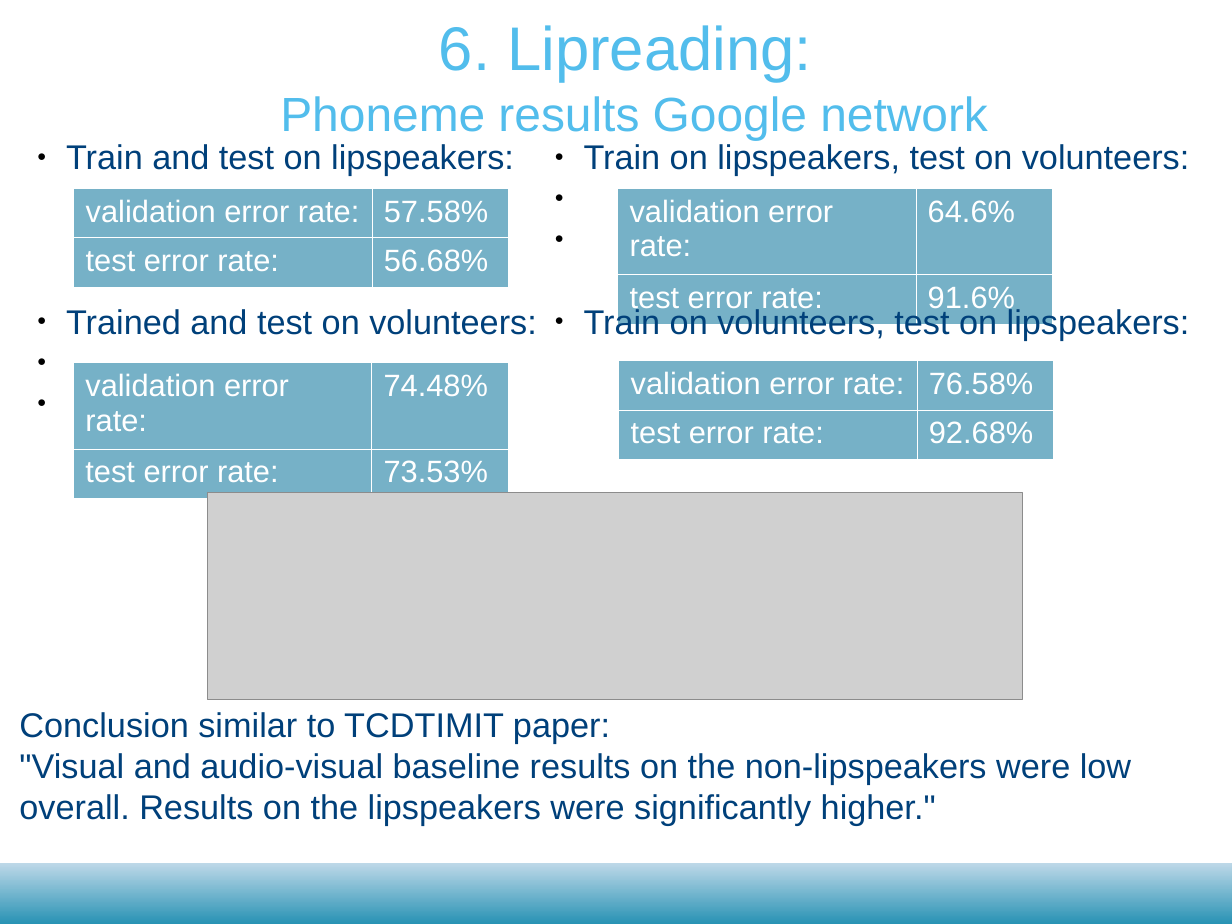
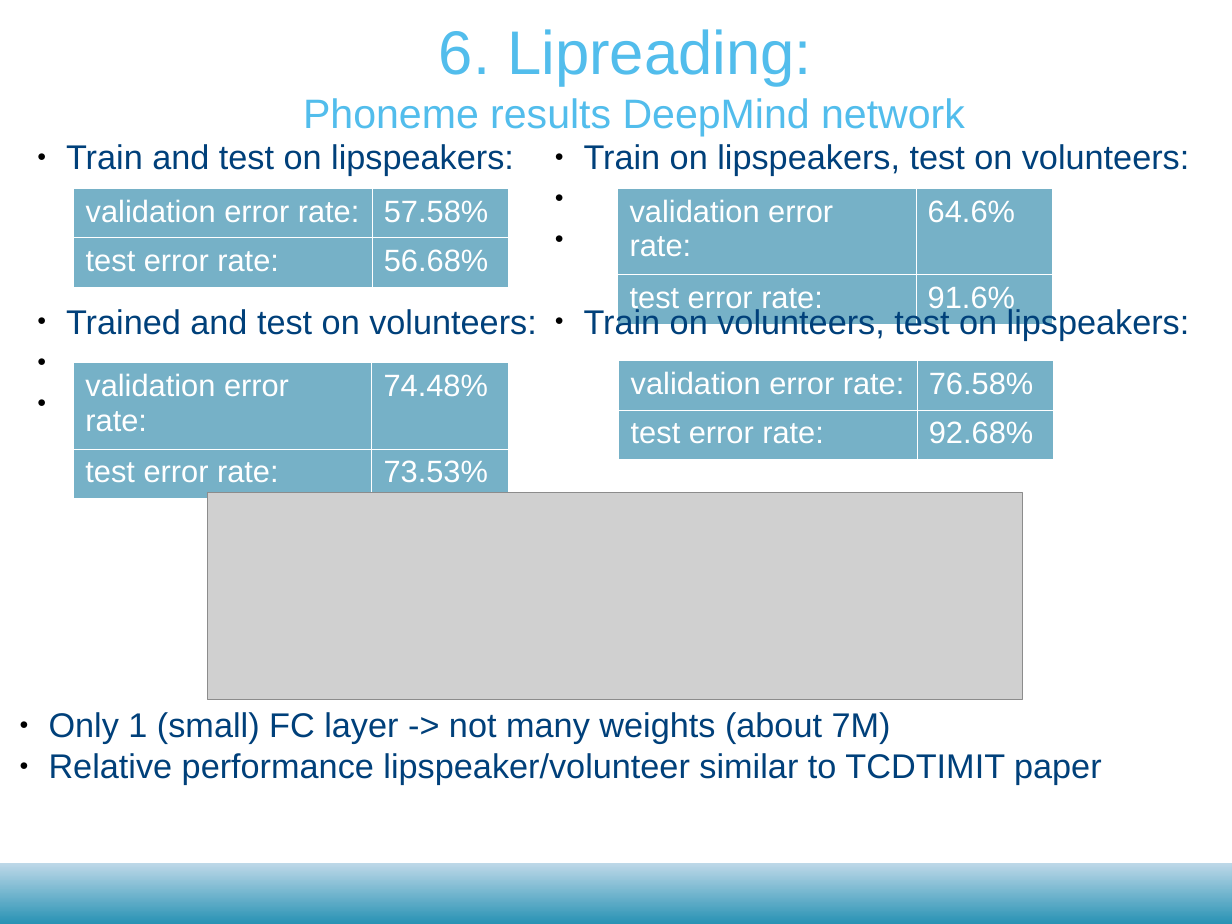
Before and after one commit to matthijsvk/multimodalSR, a slide deck: slide 18 of report/tussentijdse/convNetsSR21dec2017.odp. Drawn at 1232x924 pixels with LibreOffice and Linux fonts; fonts in the diff are those of the drawing; grey boxes stand for pictures; background and template pictures are left out. Boxes give left, top, right and bottom in pixels: in the first picture for what was removed or moved away, otherwise in the second. Text is boxed around its words. In the diff, an @@ line names an element or a change of style, - is before the commit and + after.

```diff
--- a/report/tussentijdse/convNetsSR21dec2017.odp
+++ b/report/tussentijdse/convNetsSR21dec2017.odp
@@ text at [303,29,965,136]: text changed; size 28 to 24 pt @@
-6. Lipreading:
-Phoneme results Google network
+6. Lipreading:
+Phoneme results DeepMind network
@@ text at [49,712,1102,785]: text changed @@
-Conclusion similar to TCDTIMIT paper:
-"Visual and audio-visual baseline results on the non-lipspeakers were low overall. Results on the lipspeakers were significantly higher."
+● Only 1 (small) FC layer -> not many weights (about 7M)
+● Relative performance lipspeaker/volunteer similar to TCDTIMIT paper
```
Also in this commit, not shown: 5 other slides changed, 3 other files.
